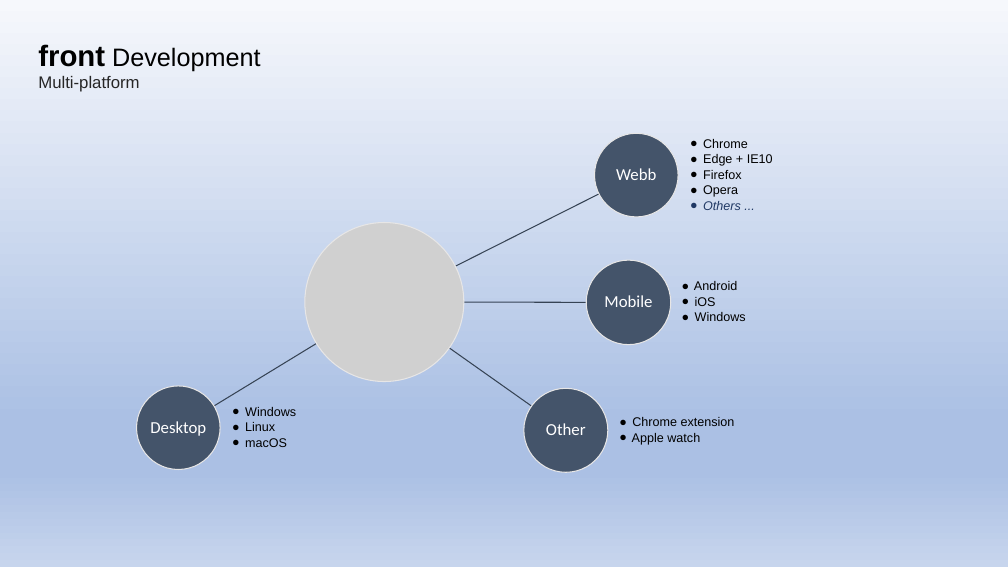
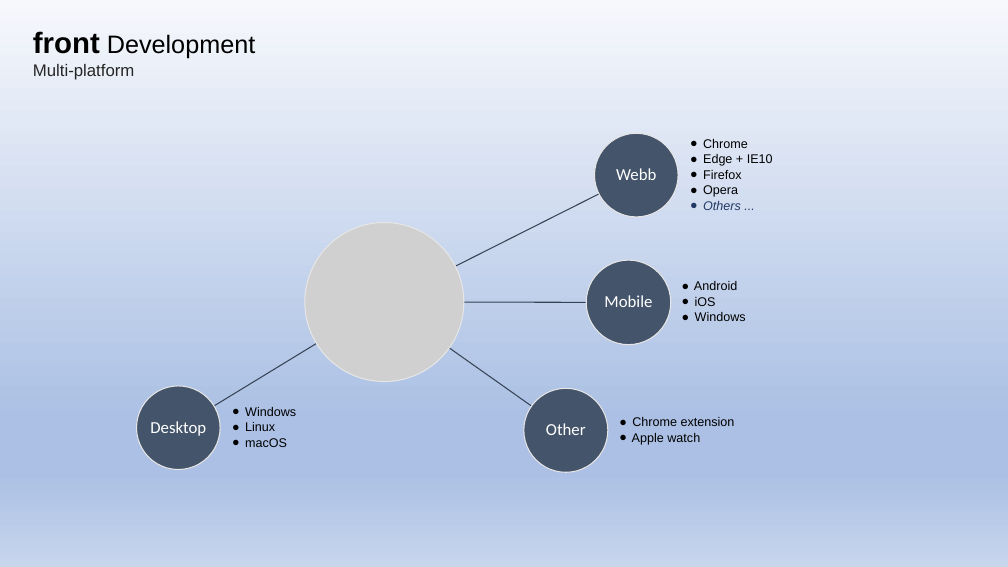
Before and after one commit to aleptra/front, a slide deck: slide 8 of _front.pptx. Drawn at 1008x567 pixels with LibreOffice and Linux fonts; fonts in the diff are those of the drawing; grey boxes stand for pictures. Boxes give left, top, right and bottom in pixels: in the first picture for what was removed or moved away, otherwise in the second. Text is boxed around its words. In the diff, an @@ line names an element or a change of style, - is before the commit and + after.

```diff
--- a/_front.pptx
+++ b/_front.pptx
@@ text "front Development" moved from (x1=38, y1=44, x2=260, y2=92) to (x1=33, y1=31, x2=255, y2=80) @@
```
Also in this commit, not shown: 15 other slides changed, 8 slides removed.
